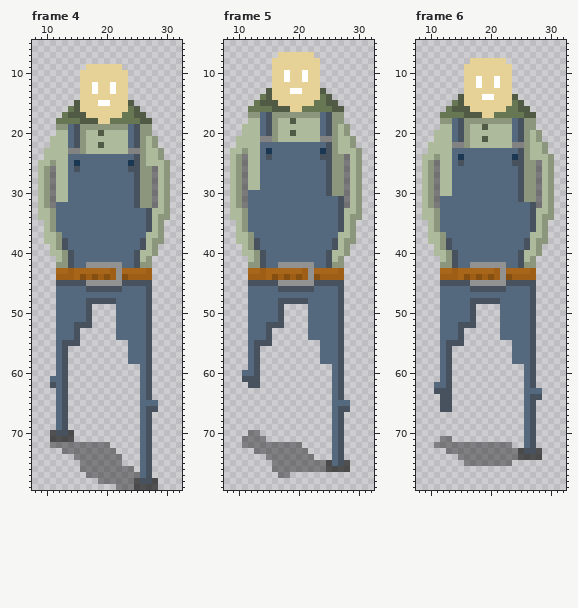
Pixel-art file: game/images/animations/GardenerSuitWalkingDown.ase. That is the earlier state.
40x80 pixels, 6 frames. Shown: frame 4: x 8..32, y 5..79; frame 5: x 8..32, y 5..79; frame 6: x 8..32, y 5..79. The commit also changed other frames, which this record leaves out.
Now the later version:
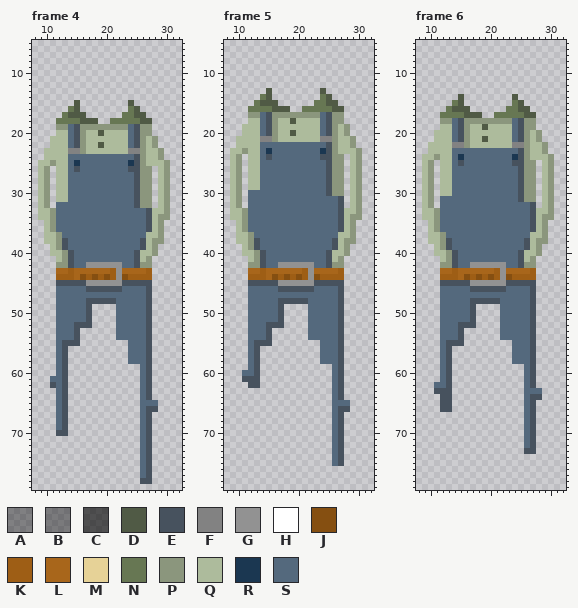
Palette (. is transparent): A #00000060  B #00000067  C #0000009c  D #505a45  E #47525e  F #828282  G #929292  H #ffffff  J #854f11  K #9e5e15  L #a8661b  M #e6d297  N #677753  P #8b967d  Q #adbb9c  R #1b3751  S #54697d
From old to new:
--- frame 4, layer "Layer 1"
@@ x 14..25 @@
  8 ............
- 9 ...MMMMMM...
-10 ..MMMMMMMM..
-11 ..MMMMMMMM..
-12 ..MMHMMHMM..
-13 ..MMHMMHMM..
-14 ..MMMMMMMM..
-15 .DMMMHHMMMD.
-16 NDMMMMMMMMND
-17 DDDMMMMMMNND
-18 NNDDDMMNNNNN
+ 9 ............
+10 ............
+11 ............
+12 ............
+13 ............
+14 ............
+15 .D........D.
+16 ND........ND
+17 DDD......NND
+18 NNDDD..NNNNN
 19 SEPPPPPPPPSE
@@ x 8..32 @@
 25 .QQPQQSRSSSSSSSSREPQQQP..
-26 .QPBQQSESSSSSSSSEEPPBQP..
-27 .QPBQQSSSSSSSSSSSEPPBQP..
-28 .QPBQQSSSSSSSSSSSEPPBQP..
-29 .QPBQQSSSSSSSSSSSEPPBQP..
-30 .QPBQQSSSSSSSSSSSEPPBQP..
-31 .QPBQQSSSSSSSSSSSEPPBQP..
-32 .QPBSSSSSSSSSSSSSEPPBQP..
+26 .QP.QQSESSSSSSSSEEPP.QP..
+27 .QP.QQSSSSSSSSSSSEPP.QP..
+28 .QP.QQSSSSSSSSSSSEPP.QP..
+29 .QP.QQSSSSSSSSSSSEPP.QP..
+30 .QP.QQSSSSSSSSSSSEPP.QP..
+31 .QP.QQSSSSSSSSSSSEPP.QP..
+32 .QP.SSSSSSSSSSSSSEPP.QP..
 33 .QQPSSSSSSSSSSSSSSSEQQP..
@@ x 8..32 @@
 69 ....SE............SE.....
-70 ...CEEC...........SE.....
-71 ...CCCC...........SE.....
-72 ...AAAAAAAAAA.....SE.....
-73 .....AAAAAAAAA....SE.....
-74 .......AAAAAAAA...SE.....
-75 ........AAAAAAA...SE.....
-76 ........AAAAAAAAA.SE.....
-77 .........AAAAAAAAASE.....
-78 ...........AAAAAACEEC....
-79 ..............AAACCCC....
+70 ....EE............SE.....
+71 ..................SE.....
+72 ..................SE.....
+73 ..................SE.....
+74 ..................SE.....
+75 ..................SE.....
+76 ..................SE.....
+77 ..................SE.....
+78 ..................EE.....
+79 .........................
--- frame 5, layer "Layer 1"
@@ x 14..25 @@
  6 ............
- 7 ...MMMMMM...
- 8 ..MMMMMMMM..
- 9 ..MMMMMMMM..
-10 ..MMHMMHMM..
-11 ..MMHMMHMM..
-12 ..MMMMMMMM..
-13 .DMMMHHMMMD.
-14 NDMMMMMMMMND
-15 DDDMMMMMMNND
-16 NNDDDMMNNNNN
+ 7 ............
+ 8 ............
+ 9 ............
+10 ............
+11 ............
+12 ............
+13 .D........D.
+14 ND........ND
+15 DDD......NND
+16 NNDDD..NNNNN
 17 SEPPPPPPPPSE
@@ x 8..32 @@
 23 .QQPQQSRSSSSSSSSREPQQQP..
-24 .QPBQQSESSSSSSSSEEPPBQP..
-25 .QPBQQSSSSSSSSSSSEPPBQP..
-26 .QPBQQSSSSSSSSSSSEPPBQP..
-27 .QPBQQSSSSSSSSSSSEPPBQP..
-28 .QPBQQSSSSSSSSSSSEPPBQP..
-29 .QPBQQSSSSSSSSSSSEPPBQP..
-30 .QPBSSSSSSSSSSSSSEPPBQP..
-31 .QPBSSSSSSSSSSSSSSSEBQP..
-32 .QPBSSSSSSSSSSSSSSSEBQP..
+24 .QP.QQSESSSSSSSSEEPP.QP..
+25 .QP.QQSSSSSSSSSSSEPP.QP..
+26 .QP.QQSSSSSSSSSSSEPP.QP..
+27 .QP.QQSSSSSSSSSSSEPP.QP..
+28 .QP.QQSSSSSSSSSSSEPP.QP..
+29 .QP.QQSSSSSSSSSSSEPP.QP..
+30 .QP.SSSSSSSSSSSSSEPP.QP..
+31 .QP.SSSSSSSSSSSSSSSE.QP..
+32 .QP.SSSSSSSSSSSSSSSE.QP..
 33 .QQPSSSSSSSSSSSSSSSEQQP..
@@ x 8..32 @@
 69 ..................SE.....
-70 ....AA............SE.....
-71 ...AAAA...........SE.....
-72 ...AAAAAAAAAA.....SE.....
-73 .....AAAAAAAAA....SE.....
-74 .......AAAAAAAA...SE.....
-75 ........AAAAAAAAACSEC....
-76 ........AAAAAAAAACCCC....
-77 .........AA..............
+70 ..................SE.....
+71 ..................SE.....
+72 ..................SE.....
+73 ..................SE.....
+74 ..................SE.....
+75 ..................SE.....
+76 .........................
+77 .........................
 78 .........................
--- frame 6, layer "Layer 1"
@@ x 14..25 @@
  7 ............
- 8 ...MMMMMM...
- 9 ..MMMMMMMM..
-10 ..MMMMMMMM..
-11 ..MMHMMHMM..
-12 ..MMHMMHMM..
-13 ..MMMMMMMM..
-14 .DMMMHHMMMD.
-15 NDMMMMMMMMND
-16 DDDMMMMMMNND
-17 NNDDDMMNNNNN
+ 8 ............
+ 9 ............
+10 ............
+11 ............
+12 ............
+13 ............
+14 .D........D.
+15 ND........ND
+16 DDD......NND
+17 NNDDD..NNNNN
 18 SEPPPPPPPPSE
@@ x 8..32 @@
 24 .QQPQQSRSSSSSSSSREPQQQP..
-25 .QPBQQSESSSSSSSSEEPPBQP..
-26 .QPBQQSSSSSSSSSSSEPPBQP..
-27 .QPBQQSSSSSSSSSSSEPPBQP..
-28 .QPBQQSSSSSSSSSSSEPPBQP..
-29 .QPBQQSSSSSSSSSSSEPPBQP..
-30 .QPBQQSSSSSSSSSSSEPPBQP..
-31 .QPBSSSSSSSSSSSSSEPPBQP..
-32 .QPBSSSSSSSSSSSSSSSEBQP..
+25 .QP.QQSESSSSSSSSEEPP.QP..
+26 .QP.QQSSSSSSSSSSSEPP.QP..
+27 .QP.QQSSSSSSSSSSSEPP.QP..
+28 .QP.QQSSSSSSSSSSSEPP.QP..
+29 .QP.QQSSSSSSSSSSSEPP.QP..
+30 .QP.QQSSSSSSSSSSSEPP.QP..
+31 .QP.SSSSSSSSSSSSSEPP.QP..
+32 .QP.SSSSSSSSSSSSSSSE.QP..
 33 .QQPSSSSSSSSSSSSSSSEQQP..
@@ x 8..32 @@
 70 ..................SE.....
-71 ....AA............SE.....
-72 ...AAAAAAAAAAAAA..SE.....
-73 .....AAAAAAAAAAAACEEC....
-74 .......AAAAAAAAAACCCC....
-75 ........AAAAAAAA.........
+71 ..................SE.....
+72 ..................SE.....
+73 ..................EE.....
+74 .........................
+75 .........................
 76 .........................
